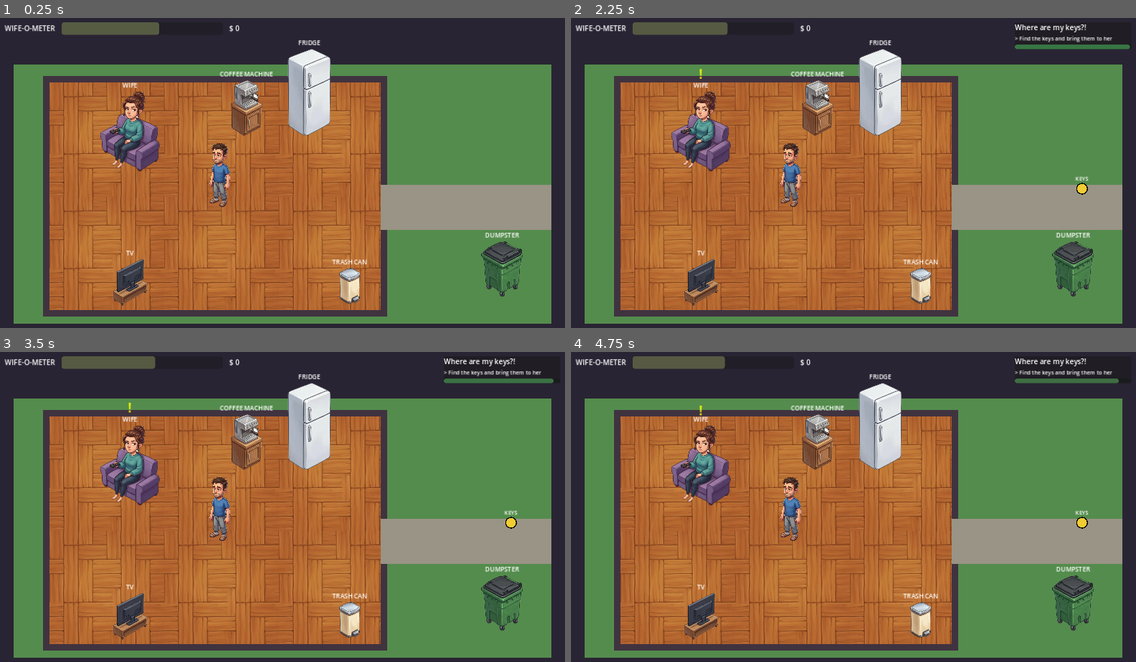
Above: before the commit, frames 1-4 (two rows, left to right).
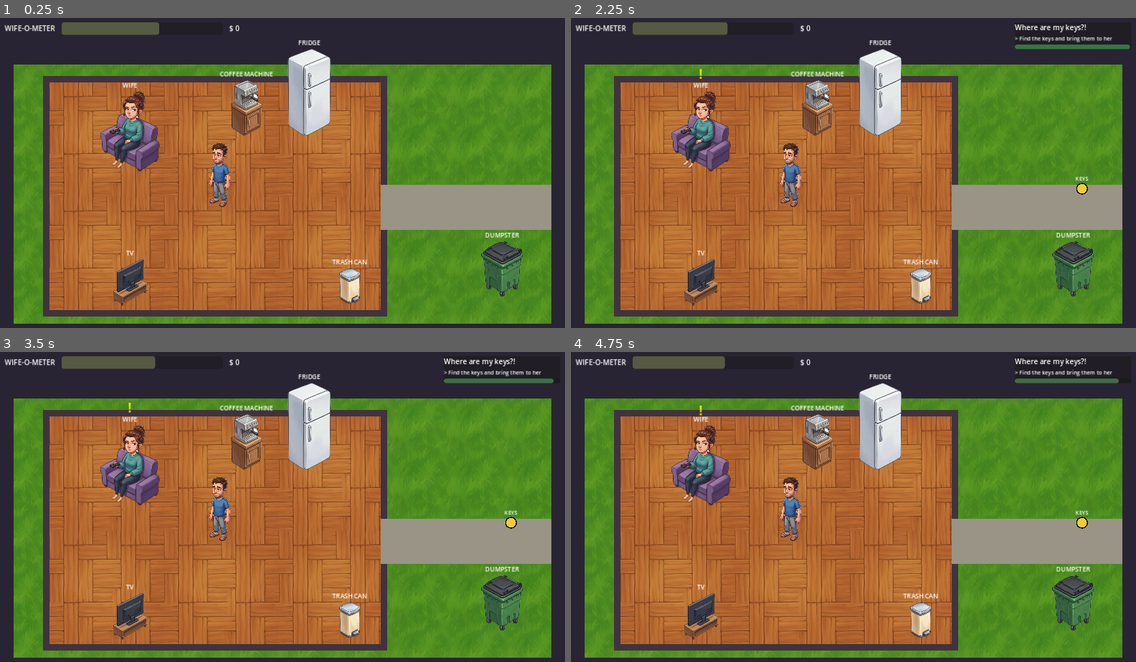
Above: after the commit, the same moments.

Repository: agever46/make-my-wife-happy
Game: Godot game, scene res://scenes/Main.tscn
The game is run twice, just before and just after one commit, with the same random seed, the same clock (stepped at 60 frames per second) and the same inputs.
Inputs:
- Up to frame 1 (0.25 s): no input
- Up to frame 2 (2.25 s): tap Enter (ui_accept) at 0.5, 0.77, 1.25, 1.52 s
- Up to frame 3 (3.5 s): tap Enter (ui_accept) at 2.75, 3.02 s
- Up to frame 4 (4.75 s): tap Enter (ui_accept) at 3.5, 3.77, 4.25, 4.52 s

The runs differ from the first frame. In frame 1, 27% of the frame differs, in the area x 2-98%, y 15-99%; in frame 2, 27%; in frame 3, 27%; in frame 4, 27%.

Commit message:
Add grass tile for the yard
Co-Authored-By: Claude Sonnet 5.5 <noreply@anthropic.com>
Claude-Session: https://claude.ai/code/session_01SXfByWc8NK5QQaB41RXzCE

Diff:
--- a/scenes/Main.tscn
+++ b/scenes/Main.tscn
@@ -19,6 +19,8 @@
 
 [ext_resource type="Texture2D" path="res://assets/tiles/floor_wood.png" id="15_floor"]
 
+[ext_resource type="Texture2D" path="res://assets/tiles/grass.png" id="16_grass"]
+
 [node name="Main" type="Node2D"]
 script = ExtResource("2_main")
 
@@ -26,6 +28,7 @@
 z_index = -10
 script = ExtResource("3_room")
 floor_texture = ExtResource("15_floor")
+grass_texture = ExtResource("16_grass")
 
 [node name="World" type="Node2D" parent="."]
 y_sort_enabled = true
Binary file added: assets/tiles/grass.png
Not shown, added: assets/tiles/grass.png.import
Not shown: 1 places in scenes/Main.tscn that only renumber resources
Not shown, changed: docs/ASSETS.md
